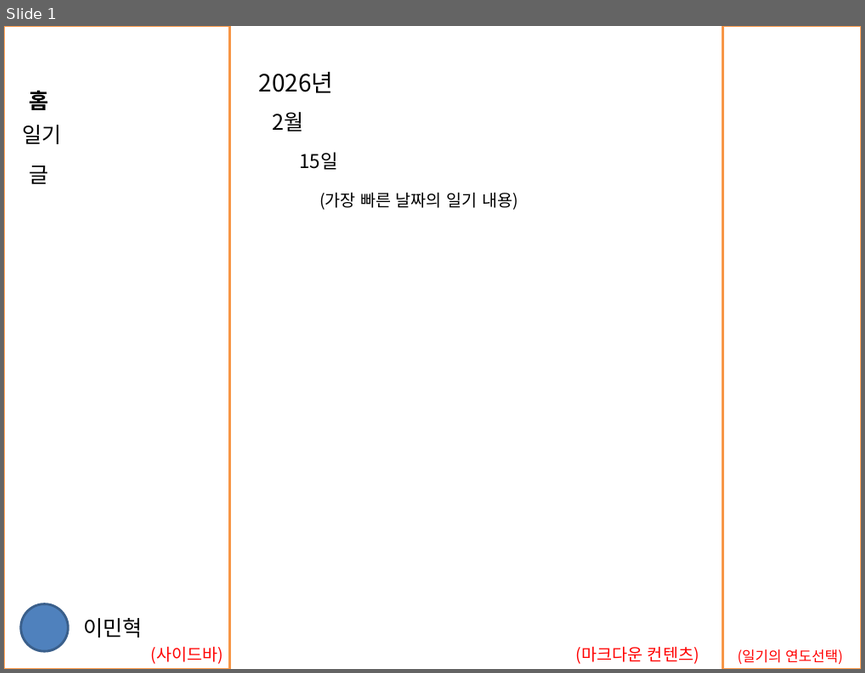
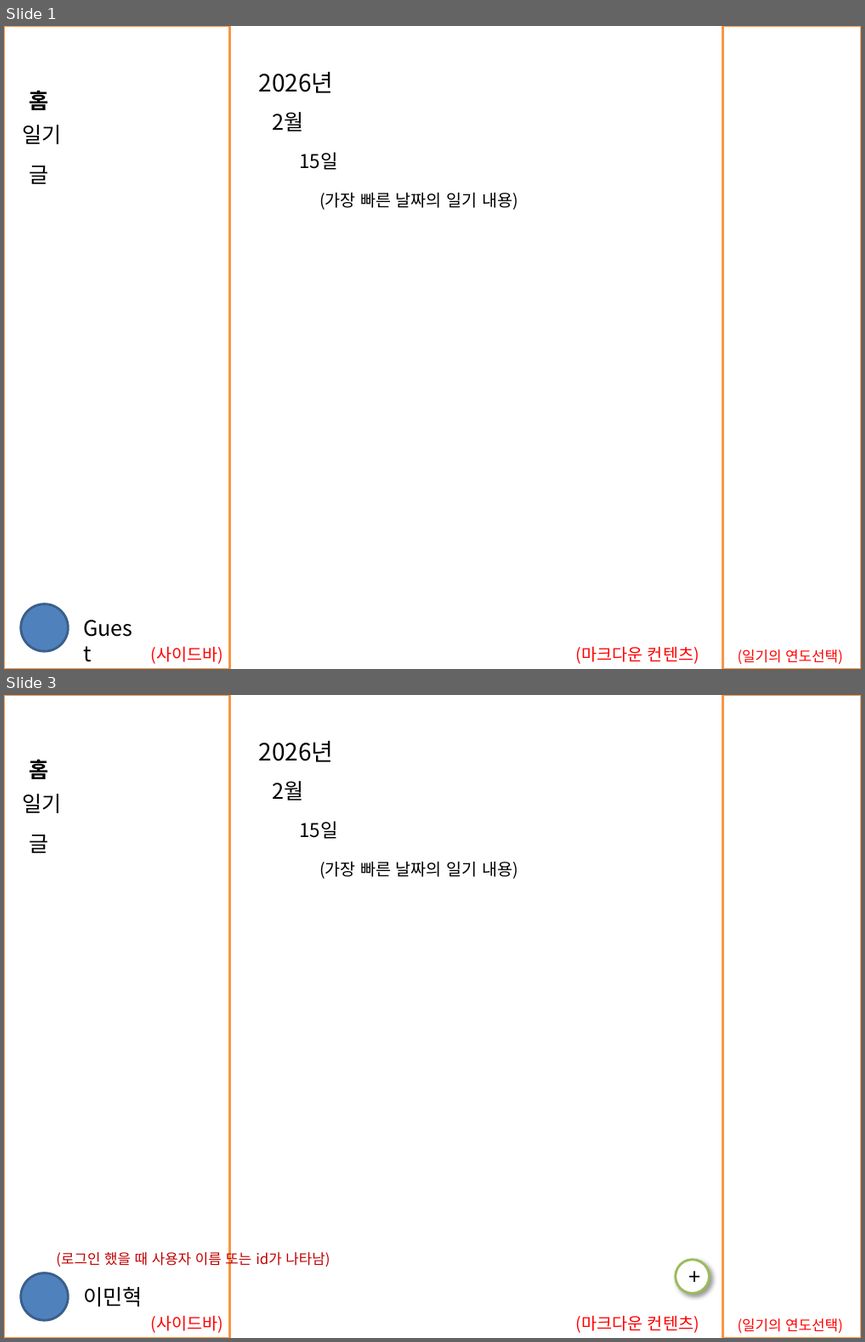
Before and after one commit to minhyeok/private-log, a slide deck: note/frontend_page_plan.pptx. Shown one above the other, each under a label of ours: slide 1 before the commit, slides 1 and 3 after it; the slides between them are not shown. The pictures are 865x673 and 865x1342 pixels, drawn with LibreOffice and Linux fonts; fonts in the diff are those of the drawing. Boxes give left, top, right and bottom in pixels: in the first picture for what was removed or moved away, otherwise in the second. Text is boxed around its words. In the diff, an @@ line names an element or a change of style, - is before the commit and + after.

```diff
--- a/note/frontend_page_plan.pptx
+++ b/note/frontend_page_plan.pptx
@@ slide 3 added at (x1=4, y1=695, x2=861, y2=1338), background #FFFFFF @@
@@ rectangle added at (x1=4, y1=695, x2=230, y2=1338), fill #FFFFFF, outline #F79646 2 pt @@
@@ rectangle added at (x1=723, y1=695, x2=861, y2=1338), fill #FFFFFF, outline #F79646 2 pt @@
@@ text added at (x1=259, y1=741, x2=334, y2=762), 20 pt, text #000000 @@
+2026년
@@ text added at (x1=30, y1=759, x2=49, y2=779), 18 pt, text #000000, bold @@
+홈
@@ text added at (x1=23, y1=794, x2=62, y2=813), 18 pt, text #000000 @@
+일기
@@ text added at (x1=272, y1=781, x2=303, y2=800), 18 pt, text #000000 @@
+2월
@@ text added at (x1=299, y1=821, x2=337, y2=839), 16 pt, text #000000 @@
+15일
@@ text added at (x1=30, y1=834, x2=49, y2=853), 18 pt, text #000000 @@
+글
@@ text added at (x1=319, y1=861, x2=518, y2=879), 14 pt, text #000000 @@
+(가장 빠른 날짜의 일기 내용)
@@ text added at (x1=56, y1=1249, x2=330, y2=1268), 12 pt, text #C00000 @@
+(로그인 했을 때 사용자 이름 또는 id가 나타남)
@@ ellipse added at (x1=21, y1=1272, x2=69, y2=1320), fill #4F81BD, outline #3A5F8C 2 pt @@
@@ ellipse added at (x1=675, y1=1259, x2=709, y2=1293), fill #FFFFFF, outline #9BBB59 2 pt, 18 pt, text #000000 @@
++
@@ text added at (x1=83, y1=1287, x2=143, y2=1306), 18 pt, text #000000 @@
+이민혁
@@ text added at (x1=151, y1=1315, x2=224, y2=1333), 14 pt, text #FF0000 @@
+(사이드바)
@@ text added at (x1=576, y1=1315, x2=699, y2=1333), 14 pt, text #FF0000 @@
+(마크다운 컨텐츠)
@@ text added at (x1=738, y1=1318, x2=843, y2=1333), 12 pt, text #FF0000 @@
+(일기의 연도선택)
@@ slide 1 changed as well @@
@@ text at (x1=83, y1=618, x2=143, y2=637): text changed @@
-이민혁
+Guest
```
Also in this commit, not shown: 2 other slides changed, 2 other slides added, 5 other files.
